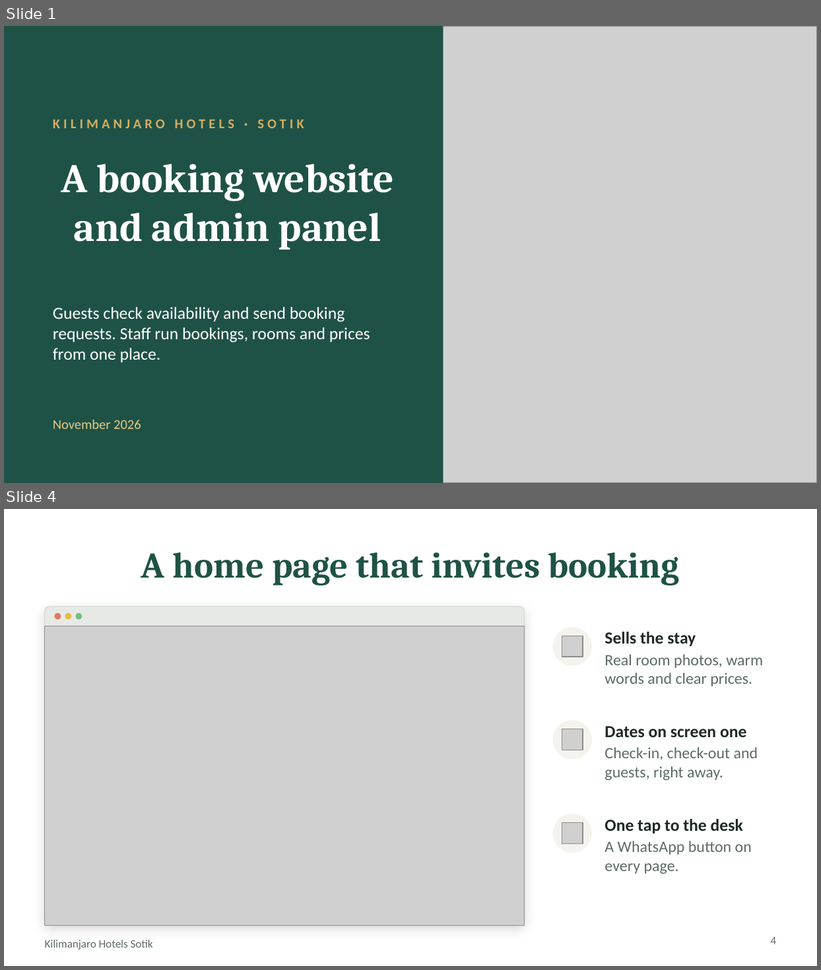
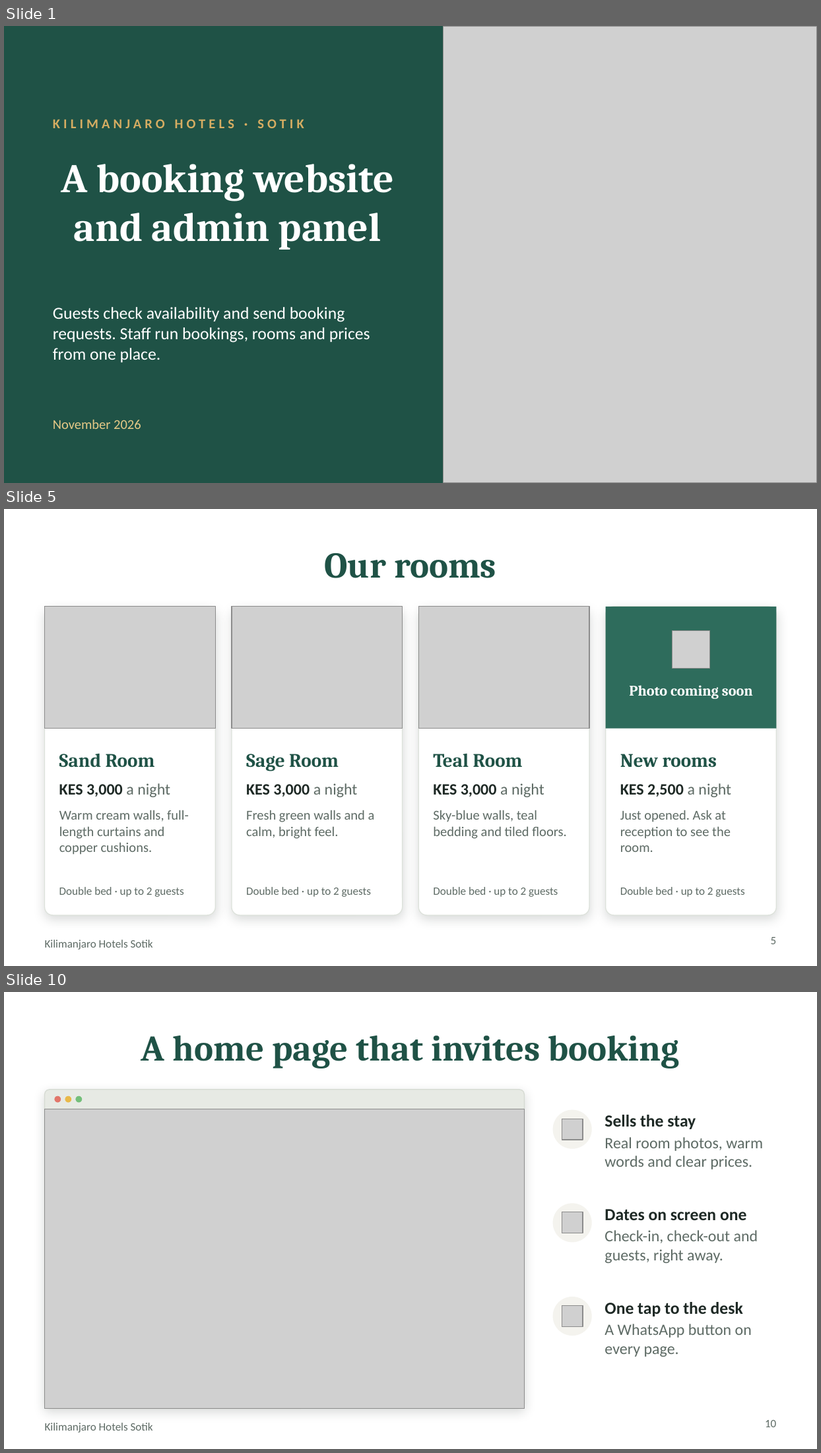
Before and after one commit to hillarymutaik/kilimanjaro-hotels-sotik, a slide deck: presentation/Kilimanjaro Hotels Sotik Pitch-Deck.pptx. Shown one above the other, each under a label of ours: slides 1 and 4 before the commit, slides 1, 5 and 10 after it; the slides between them are not shown. The pictures are 821x970 and 821x1453 pixels, drawn with LibreOffice and Linux fonts; fonts in the diff are those of the drawing; grey boxes stand for pictures. Boxes give left, top, right and bottom in pixels: in the first picture for what was removed or moved away, otherwise in the second. Text is boxed around its words. In the diff, an @@ line names an element or a change of style, - is before the commit and + after.

```diff
--- a/presentation/Kilimanjaro Hotels Sotik Pitch-Deck.pptx
+++ b/presentation/Kilimanjaro Hotels Sotik Pitch-Deck.pptx
@@ slide 5 added at (4,509,817,966), background #FFFFFF; not listed: 1 template element that a slide beside it also shows @@
@@ title added at (324,553,496,578), 32 pt, text #1F5246, bold @@
+Our rooms
@@ rounded rectangle added at (45,607,215,916), fill #FFFFFF, outline #DDE2DB 0.75 pt @@
@@ picture added at (45,607,215,729) @@
@@ rounded rectangle added at (232,607,403,916), fill #FFFFFF, outline #DDE2DB 0.75 pt @@
@@ picture added at (232,607,403,729) @@
@@ rounded rectangle added at (418,607,589,916), fill #FFFFFF, outline #DDE2DB 0.75 pt @@
@@ picture added at (418,607,589,729) @@
@@ rounded rectangle added at (606,607,776,916), fill #FFFFFF, outline #DDE2DB 0.75 pt @@
@@ rectangle added at (606,607,776,729), fill #2E6C5C @@
@@ picture added at (673,631,710,668) @@
@@ text added at (629,685,753,699), 13 pt, text #FFFFFF, bold @@
+Photo coming soon
@@ text added at (59,754,155,768), 17 pt, text #1F5246, bold @@
+Sand Room
@@ text added at (246,754,339,771), 17 pt, text #1F5246, bold @@
+Sage Room
@@ text added at (433,754,523,768), 17 pt, text #1F5246, bold @@
+Teal Room
@@ text added at (620,754,717,768), 17 pt, text #1F5246, bold @@
+New rooms
@@ text added at (59,784,170,797), 14 pt, text #1E2925, bold @@
+KES 3,000 a night
@@ text added at (246,784,358,797), 14 pt, text #1E2925, bold @@
+KES 3,000 a night
@@ text added at (433,784,545,797), 14 pt, text #1E2925, bold @@
+KES 3,000 a night
@@ text added at (620,784,731,797), 14 pt, text #1E2925, bold @@
+KES 2,500 a night
@@ text added at (59,810,189,855), 12 pt, text #5E6B65 @@
+Warm cream walls, full-length curtains and copper cushions.
@@ text added at (246,810,375,839), 12 pt, text #5E6B65 @@
+Fresh green walls and a calm, bright feel.
@@ text added at (433,810,566,839), 12 pt, text #5E6B65 @@
+Sky-blue walls, teal bedding and tiled floors.
@@ text added at (620,810,731,852), 12 pt, text #5E6B65 @@
+Just opened. Ask at reception to see the room.
@@ text added at (59,887,184,897), 10 pt, text #5E6B65 @@
+Double bed · up to 2 guests
@@ text added at (246,887,371,897), 10 pt, text #5E6B65 @@
+Double bed · up to 2 guests
@@ text added at (433,887,558,897), 10 pt, text #5E6B65 @@
+Double bed · up to 2 guests
@@ text added at (620,887,745,897), 10 pt, text #5E6B65 @@
+Double bed · up to 2 guests
@@ page number added at (771,937,777,945), 10 pt, text #5E6B65 @@
+5
@@ what was slide 4 is now slide 10 @@
@@ page number at (765,1420,776,1428): text changed @@
-4
+10
```
Also in this commit, not shown: 5 slides changed, 6 other slides added.
